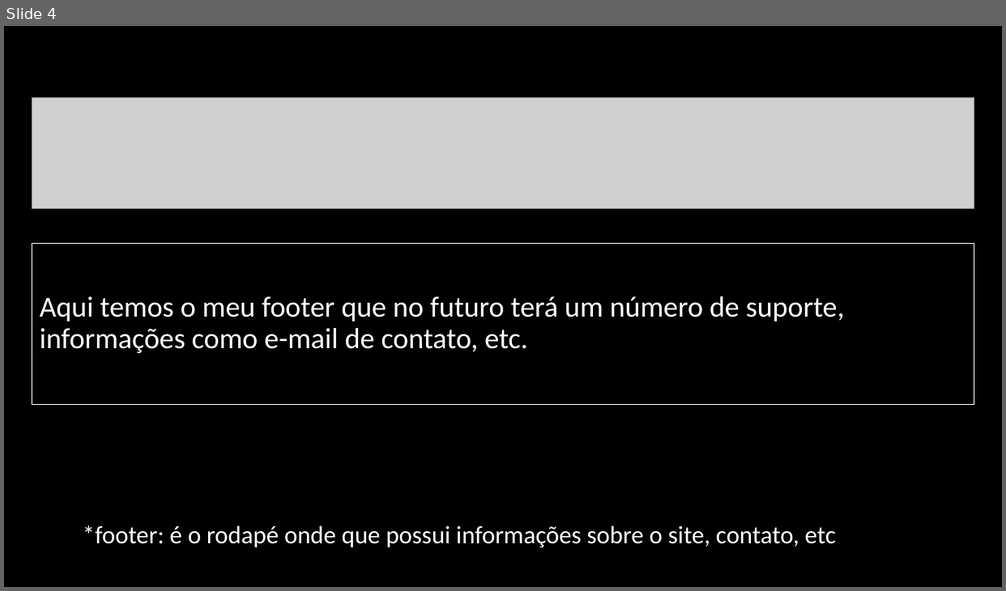
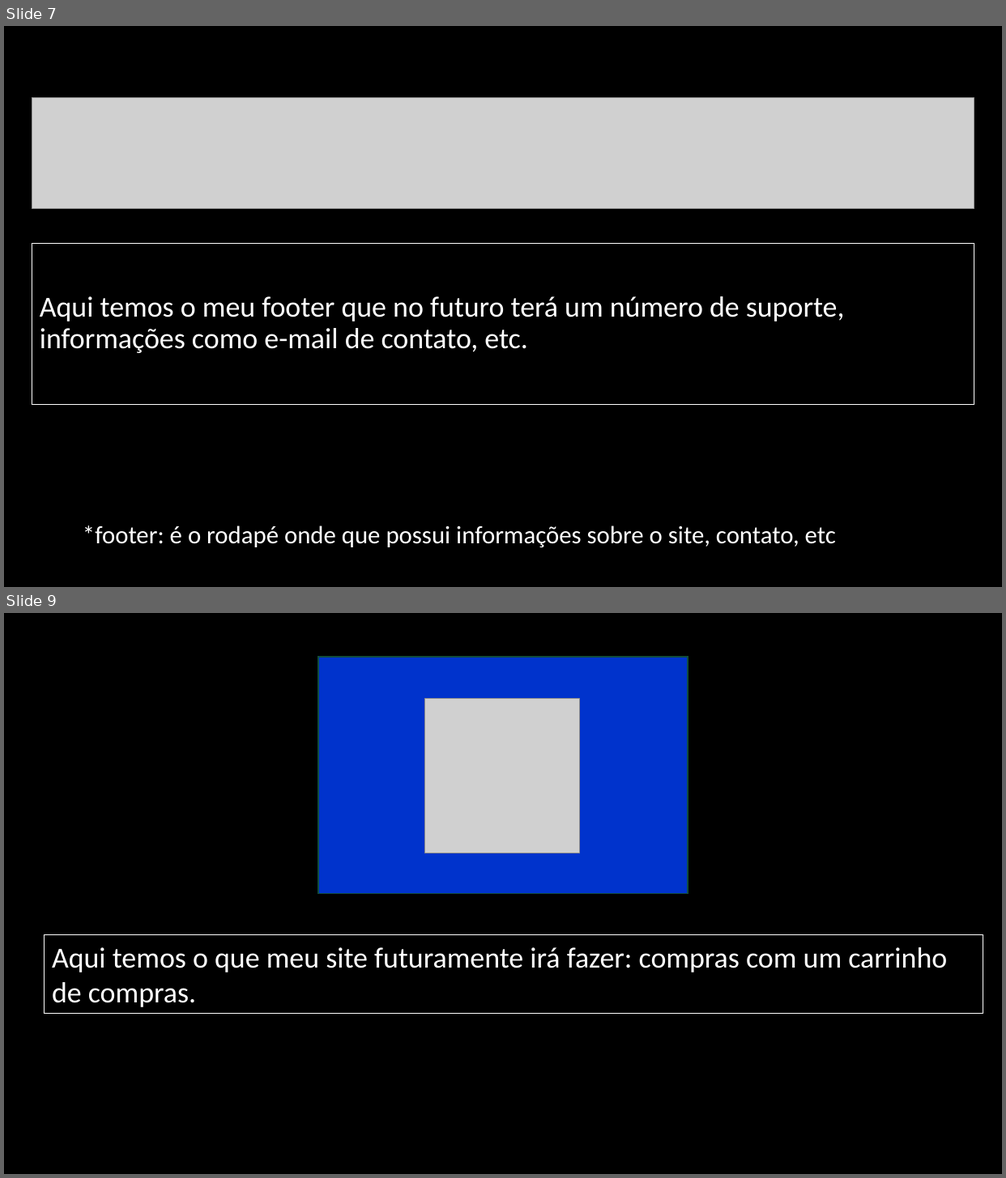
Before and after one commit to DANIELKENTARO/3-ano-analise, a slide deck: Pré-Projeto.pptx. Shown one above the other, each under a label of ours: slide 4 before the commit, slides 7 and 9 after it; the slides between them are not shown. The pictures are 1006x591 and 1006x1178 pixels, drawn with LibreOffice and Linux fonts; fonts in the diff are those of the drawing; grey boxes stand for pictures. Boxes give left, top, right and bottom in pixels: in the first picture for what was removed or moved away, otherwise in the second. Text is boxed around its words. In the diff, an @@ line names an element or a change of style, - is before the commit and + after.

```diff
--- a/Pré-Projeto.pptx
+++ b/Pré-Projeto.pptx
@@ slide 9 added at <box>4,613,1002,1174</box>, background #000000 @@
@@ rectangle added at <box>318,658,688,894</box>, fill #0033CC, outline #124D3D 1 pt @@
@@ picture added at <box>424,698,579,853</box> @@
@@ rectangle added at <box>44,935,983,1013</box>, outline #FFFFFF 0.75 pt, 28 pt, text #FFFFFF @@
+Aqui temos o que meu site futuramente irá fazer: compras com um carrinho de compras.
@@ what was slide 4 is now slide 7 @@
```
Also in this commit, not shown: 3 slides changed, 4 other slides added, 1 slide removed.
